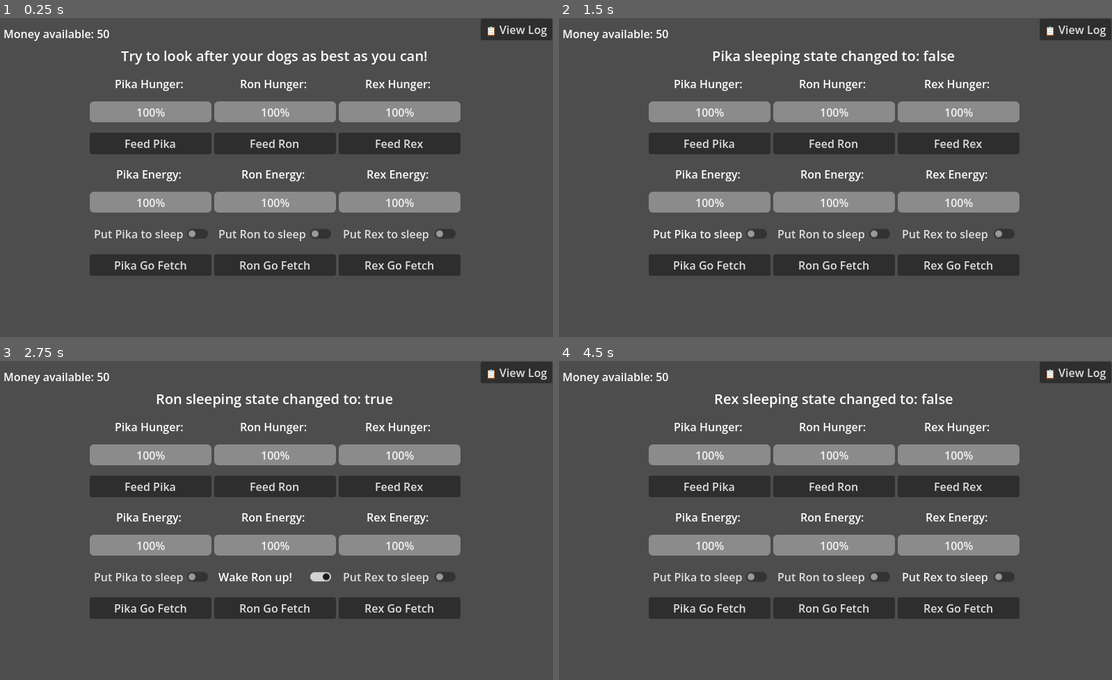
Above: before the commit, frames 1-4 (two rows, left to right).
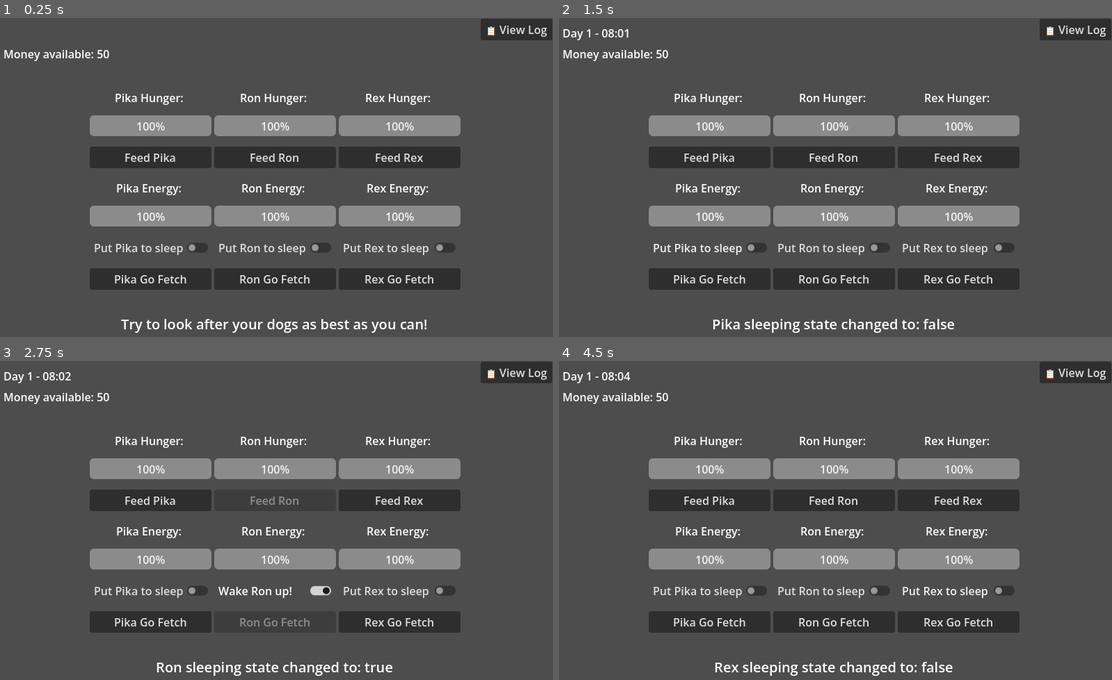
Above: after the commit, the same moments.

Repository: lukaMis/kennel-simulator
Game: Godot game, scene res://scenes/main.tscn
The game is run twice, just before and just after one commit, with the same random seed, the same clock (stepped at 60 frames per second) and the same inputs.
Inputs:
- Up to frame 1 (0.25 s): no input
- Up to frame 2 (1.5 s): click "Put Pika to sleep" at 0.5 s; click "Wake Pika up!" at 1.25 s
- Up to frame 3 (2.75 s): click "Put Ron to sleep" at 2 s
- Up to frame 4 (4.5 s): click "Wake Ron up!" at 2.75 s; click "Put Rex to sleep" at 3.5 s; click "Wake Rex up!" at 4.25 s

The runs differ from the first frame. In frame 1, 27% of the frame differs, in the area x 0-84%, y 3-99%; in frame 2, 27%; in frame 3, 25%; in frame 4, 27%.

Commit message:
implemented time display scene that displays time from TimeEngine

Diff:
--- /dev/null
+++ b/scenes/game_time_display.tscn
@@ -0,0 +1,15 @@
+[gd_scene format=3 uid="uid://73n8b5xknedp"]
+
+[ext_resource type="Script" uid="uid://blbesc3nwxooh" path="res://scripts/game_time_display.gd" id="1_5srpu"]
+
+[node name="GameTimeDisplay" type="Control" unique_id=1332994588]
+layout_mode = 3
+anchors_preset = 0
+offset_right = 40.0
+offset_bottom = 40.0
+script = ExtResource("1_5srpu")
+
+[node name="GameTimeDisplayLabel" type="Label" parent="." unique_id=1754812778]
+layout_mode = 0
+offset_right = 40.0
+offset_bottom = 23.0
--- a/scenes/main.tscn
+++ b/scenes/main.tscn
@@ -9,6 +9,7 @@
 [ext_resource type="Resource" uid="uid://cvejnhg2jd3n7" path="res://dogs/dog_ron.tres" id="5_eb6dy"]
 [ext_resource type="PackedScene" uid="uid://b3gui258ct5wp" path="res://scenes/log_viewer.tscn" id="5_tbgi4"]
 [ext_resource type="Resource" uid="uid://dmifi8ebbyes0" path="res://dogs/dog_rex.tres" id="6_trceg"]
+[ext_resource type="PackedScene" uid="uid://73n8b5xknedp" path="res://scenes/game_time_display.tscn" id="10_choun"]
 
 [node name="Main" type="Node" unique_id=782063]
 script = ExtResource("1_0wfyh")
@@ -18,18 +19,18 @@
 anchor_left = 0.5
 anchor_right = 0.5
 offset_left = -20.0
-offset_top = 80.0
+offset_top = 100.0
 offset_right = 20.0
-offset_bottom = 120.0
+offset_bottom = 140.0
 grow_horizontal = 2
 alignment = 1
 array_of_dogs = Array[ExtResource("3_choun")]([ExtResource("4_ya4ey"), ExtResource("5_eb6dy"), ExtResource("6_trceg")])
 
 [node name="CashUI" parent="." unique_id=214257894 instance=ExtResource("3_sugp2")]
 offset_left = 10.0
-offset_top = 11.0
+offset_top = 40.0
 offset_right = 170.0
-offset_bottom = 36.0
+offset_bottom = 65.0
 
 [node name="InfoBar" parent="." unique_id=774993481 instance=ExtResource("4_jyhfs")]
 custom_minimum_size = Vector2(800, 30)
@@ -37,9 +38,9 @@
 anchor_left = 0.5
 anchor_right = 0.5
 offset_left = -400.0
-offset_top = 40.0
+offset_top = 426.0
 offset_right = 400.0
-offset_bottom = 70.0
+offset_bottom = 456.0
 grow_horizontal = 2
 
 [node name="LogViewer" parent="." unique_id=873212913 instance=ExtResource("5_tbgi4")]
@@ -66,4 +67,10 @@
 offset_bottom = 32.0
 grow_horizontal = 0
 
+[node name="GameTimeDisplay" parent="." unique_id=1332994588 instance=ExtResource("10_choun")]
+offset_left = 10.0
+offset_top = 10.0
+offset_right = 50.0
+offset_bottom = 50.0
+
 [editable path="LogViewer"]
--- a/scripts/dog_ui.gd
+++ b/scripts/dog_ui.gd
@@ -12,6 +12,9 @@
 	hunger_ui.setup_hunger(dog)
 	energy_ui.setup_energy(dog)
 	button_work.text = dog.name + " Go Fetch"
+	energy_ui.sleep_changed.connect(_on_dog_sleep_changed)
+
+	update_ui() # Run an initial check to disable buttons right away if starting asleep
 
 func update_ui() -> void:
 	if dog:
@@ -47,3 +50,8 @@
 	GlobalState.add_money(GameConstants.WORK_PAYOUT)
 	print(dog.name, " successfully fetched items! You earned: ", GameConstants.WORK_PAYOUT)
 	GlobalState.game_info_change(dog.name + " successfully fetched items! You earned: " + str(GameConstants.WORK_PAYOUT))
+
+func _on_dog_sleep_changed(_is_sleeping: bool) -> void:
+	hunger_ui.update_hunger_ui()
+	button_work.disabled = _is_sleeping
+	pass
--- a/scripts/energy_ui.gd
+++ b/scripts/energy_ui.gd
@@ -2,6 +2,8 @@
 
 @onready var progress_display = $VBoxContainer/ProgressDisplay
 @onready var button_sleep = $VBoxContainer/ButtonSleep
+
+signal sleep_changed(is_sleeping: bool) # <--- ADD THIS SIGNAL
 
 var _dog: DogResource # Keep a reference to this specific dog's data
 
@@ -18,20 +20,32 @@
 # 3. Public helper function so DogUI can force the switch to flip (like passing out or waking up automatically)
 func force_sleep_state(should_sleep: bool) -> void:
 	_dog.is_sleeping = should_sleep
-	button_sleep.set_pressed_no_signal(should_sleep)
-	_update_button_text(should_sleep)
+	#button_sleep.set_pressed_no_signal(should_sleep)
+	#_update_button_text(should_sleep)
+	_update_sleep_button_state(should_sleep)
 
 func _on_button_sleep_toggled(toggled_on: bool) -> void:
 	if not _dog:
 		return
 	_dog.is_sleeping = toggled_on
-	_update_button_text(toggled_on)
+	#_update_button_text(toggled_on)
+	_update_sleep_button_state(toggled_on)
 	# Tell the global info bar what just happened!
 	GlobalState.game_info_change(_dog.name + " sleeping state changed to: " + str(toggled_on))
 
 # 5. Little internal helper just to swap the button text
-func _update_button_text(is_sleeping: bool) -> void:
-	if is_sleeping:
+#func _update_button_text(is_sleeping: bool) -> void:
+	#if is_sleeping:
+		#button_sleep.text = "Wake " + _dog.name + " up!"
+	#else:
+		#button_sleep.text = "Put " + _dog.name + " to sleep"
+
+func _update_sleep_button_state(toggled_on: bool) -> void:
+	#button_sleep.disabled = toggled_on
+	if toggled_on:
 		button_sleep.text = "Wake " + _dog.name + " up!"
 	else:
 		button_sleep.text = "Put " + _dog.name + " to sleep"
+	button_sleep.set_pressed_no_signal(toggled_on)
+	sleep_changed.emit(toggled_on) # <--- ADD THIS LINE
+	pass
--- /dev/null
+++ b/scripts/game_time_display.gd
@@ -0,0 +1,12 @@
+extends Control
+
+@onready var game_time_display_label = $GameTimeDisplayLabel
+
+# Called when the node enters the scene tree for the first time.
+func _ready() -> void:
+	TimeEngine.time_formatted_updated.connect(_on_game_time_update)
+# END
+
+func _on_game_time_update(time_update:String)->void:
+	game_time_display_label.text = time_update
+# END
--- a/scripts/hunger_ui.gd
+++ b/scripts/hunger_ui.gd
@@ -14,6 +14,7 @@
 func update_hunger_ui() -> void:
 	if _dog:
 		progress_display.update_progress_bar(_dog.hunger)
+		button_feed.disabled = _dog.is_sleeping
 
 func _on_button_feed_pressed() -> void:
 	if not _dog:
--- a/scripts/time_engine.gd
+++ b/scripts/time_engine.gd
@@ -28,6 +28,8 @@
 		_advance_minute()
 
 func _advance_minute() -> void:
+	#var time_string = "Day %d - %02d:%02d" % [day, hour, minute]
+	#GlobalState.game_info_change("Current game time:" + " " + time_string)
 	minute += 1
 	if minute >= 60:
 		minute = 0
@@ -43,6 +45,8 @@
 		_advance_day()
 
 	hour_passed.emit(hour)
+	#var time_string = "Day %d - %02d:%02d" % [day, hour, minute]
+	#GlobalState.game_info_change("Current game time:" + " " + time_string)
 
 func _advance_day() -> void:
 	day += 1
@@ -52,4 +56,4 @@
 	# Formats the time into a clean "Day 1 - 08:05" string
 	var time_string = "Day %d - %02d:%02d" % [day, hour, minute]
 	time_formatted_updated.emit(time_string)
-	GlobalState.game_info_change("Current game time:" + " " + time_string)
+	#GlobalState.game_info_change("Current game time:" + " " + time_string)
Not shown, added: scripts/game_time_display.gd.uid
